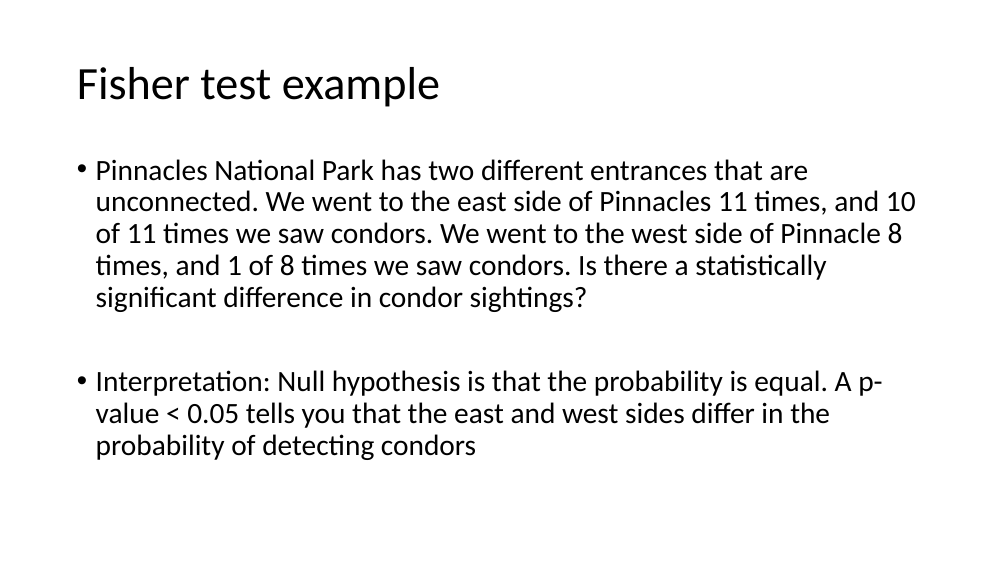
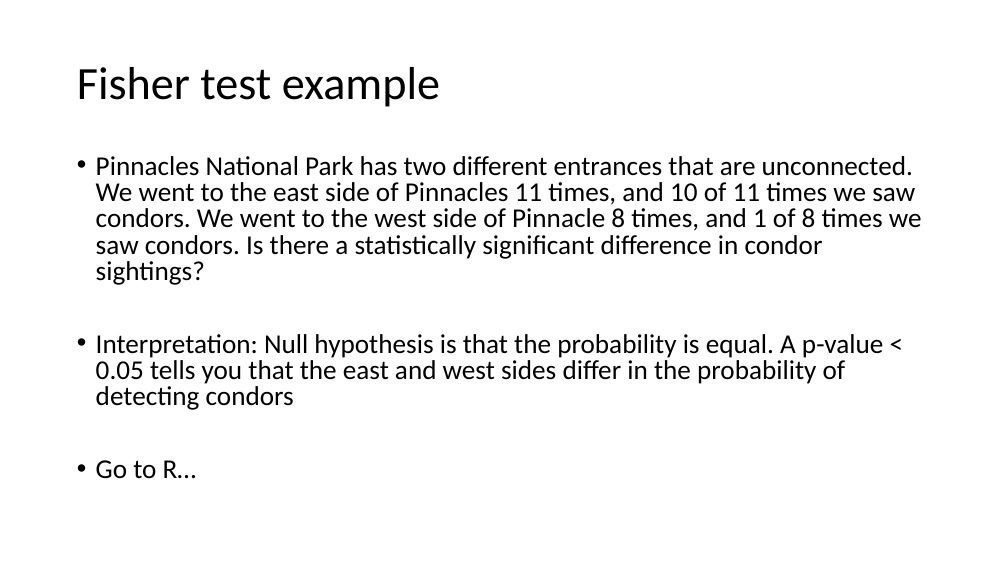
Before and after one commit to VTQuantMethodsEEB/klangwig, a slide deck: slide 33 of lectures/week_5_tests/le_5_tests.pptx. Drawn at 1008x567 pixels with LibreOffice and Linux fonts; fonts in the diff are those of the drawing. Boxes give left, top, right and bottom in pixels: in the first picture for what was removed or moved away, otherwise in the second. Text is boxed around its words. In the diff, an @@ line names an element or a change of style, - is before the commit and + after.

```diff
--- a/lectures/week_5_tests/le_5_tests.pptx
+++ b/lectures/week_5_tests/le_5_tests.pptx
@@ text at <box>96,156,922,410</box>: size 28 to 25.9 pt; line spacing 0.9 to 0.8 @@
@@ text at <box>96,460,197,479</box>: paragraph added @@
+• Go to R…
```
Also in this commit, not shown: 3 other slides changed, 7 other files.
